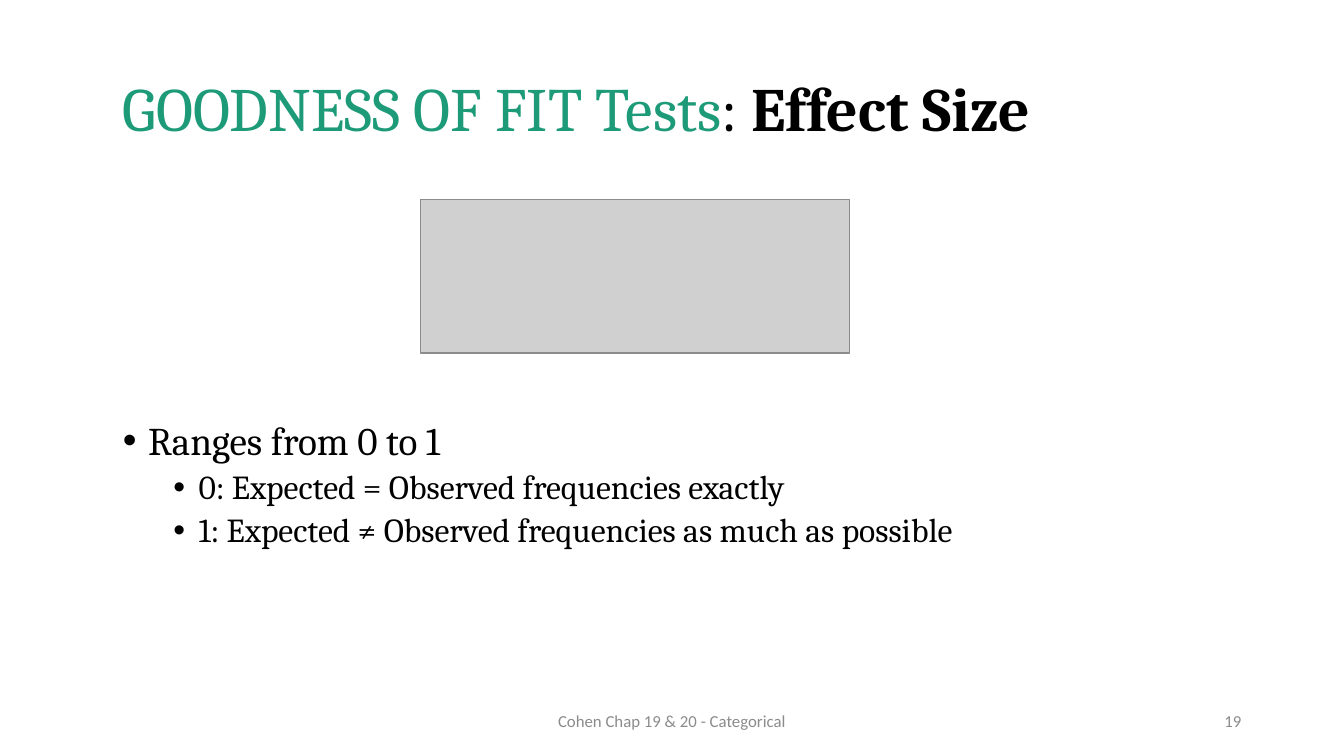
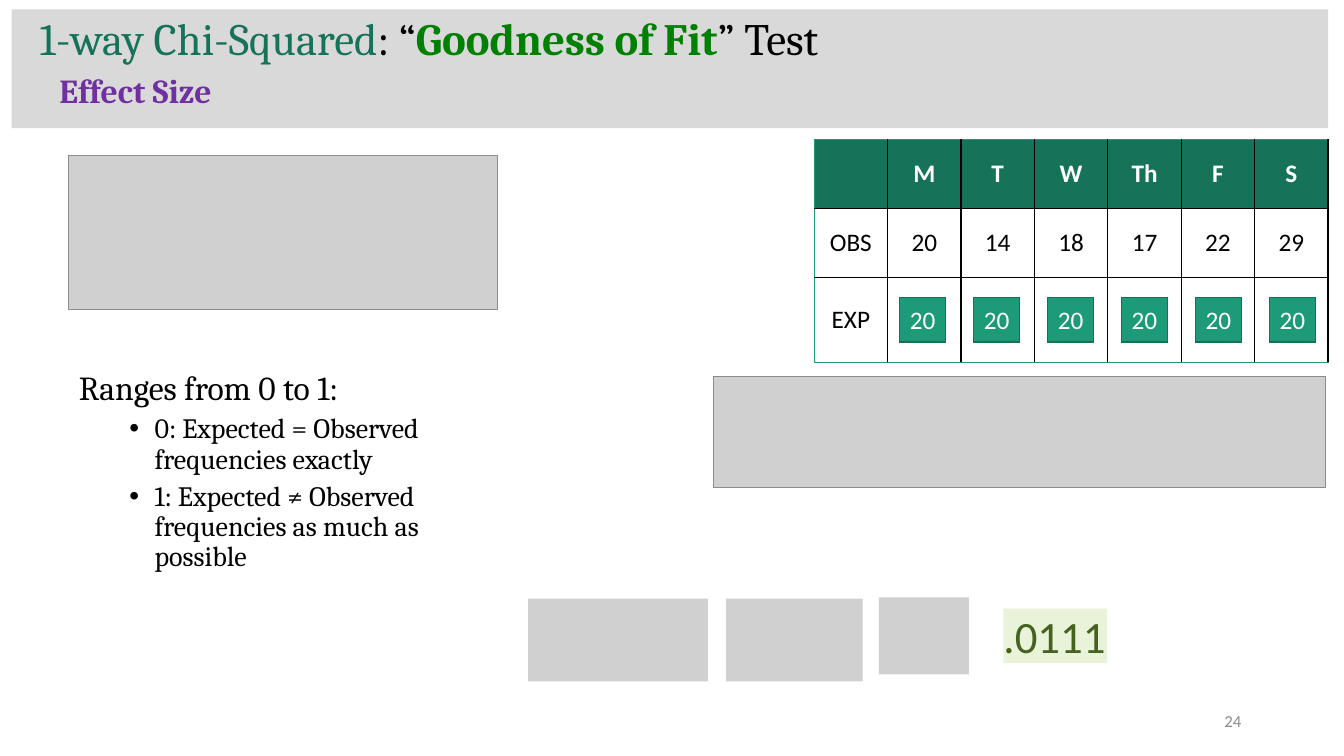
Before and after one commit to CEHS-research/PSY-6600_public, a slide deck: slide 24 of slides/Ch19-20_categorical.pptx (slide 19 before the commit). Drawn at 1344x756 pixels with LibreOffice and Linux fonts; fonts in the diff are those of the drawing; grey boxes stand for pictures. Boxes give left, top, right and bottom in pixels: in the first picture for what was removed or moved away, otherwise in the second. Text is boxed around its words. In the diff, an @@ line names an element or a change of style, - is before the commit and + after.

Commit message:
update chap 20

```diff
--- a/slides/Ch19-20_categorical.pptx
+++ b/slides/Ch19-20_categorical.pptx
@@ rectangle added at box(11, 9, 1328, 128), fill #D9D9D9 @@
@@ text at box(40, 23, 818, 103): text changed; size 44 to 32 pt; text colour #1D9A78 to #16745A @@
-GOODNESS OF FIT Tests: Effect Size
+1-way Chi-Squared: “Goodness of Fit” Test
+Effect Size
@@ table added at box(815, 139, 1330, 362), 3 rows, 7 columns @@
+ | M | T | W | Th | F | S
+OBS | 20 | 14 | 18 | 17 | 22 | 29
+EXP |  |  |  |  |  | 
@@ picture added at box(69, 155, 497, 310) @@
@@ picture removed at box(421, 199, 850, 353) @@
@@ rectangle added at box(899, 297, 946, 342), fill #1D9A78, outline #157259 1 pt, 18 pt, text #FFFFFF @@
+20
@@ rectangle added at box(974, 297, 1020, 342), fill #1D9A78, outline #157259 1 pt, 18 pt, text #FFFFFF @@
+20
@@ rectangle added at box(1048, 297, 1094, 342), fill #1D9A78, outline #157259 1 pt, 18 pt, text #FFFFFF @@
+20
@@ rectangle added at box(1122, 297, 1169, 342), fill #1D9A78, outline #157259 1 pt, 18 pt, text #FFFFFF @@
+20
@@ rectangle added at box(1196, 297, 1242, 342), fill #1D9A78, outline #157259 1 pt, 18 pt, text #FFFFFF @@
+20
@@ rectangle added at box(1269, 297, 1316, 342), fill #1D9A78, outline #157259 1 pt, 18 pt, text #FFFFFF @@
+20
@@ text "Ranges from 0 to 1:": place and size @@
-text "Ranges from 0 to 1:" at box(148, 427, 953, 549)
+text "Ranges from 0 to 1:" at box(79, 376, 419, 572)
@@ text at box(79, 376, 338, 408): text changed; size 28 to 24 pt @@
-• Ranges from 0 to 1
+Ranges from 0 to 1:
@@ picture added at box(714, 376, 1326, 487) @@
@@ text at box(155, 418, 419, 572): size 24 to 20 pt in "0: Expected = Observed frequencies exactly", "1: Expected ≠ Observed frequencies as much ..." @@
@@ picture added at box(528, 599, 708, 682) @@
@@ picture added at box(726, 599, 863, 682) @@
@@ picture added at box(879, 598, 969, 675) @@
@@ rectangle added at box(1003, 609, 1107, 663), fill #E8F3DA, 32 pt, text #466221 @@
+.0111
@@ text removed at box(558, 715, 786, 730) @@
-Cohen Chap 19 & 20 - Categorical
@@ page number at box(1224, 716, 1241, 727): text changed @@
-19
+24
```
Also in this commit, not shown: 22 other slides changed, 9 slides added, 2 slides removed, 1 other file.
